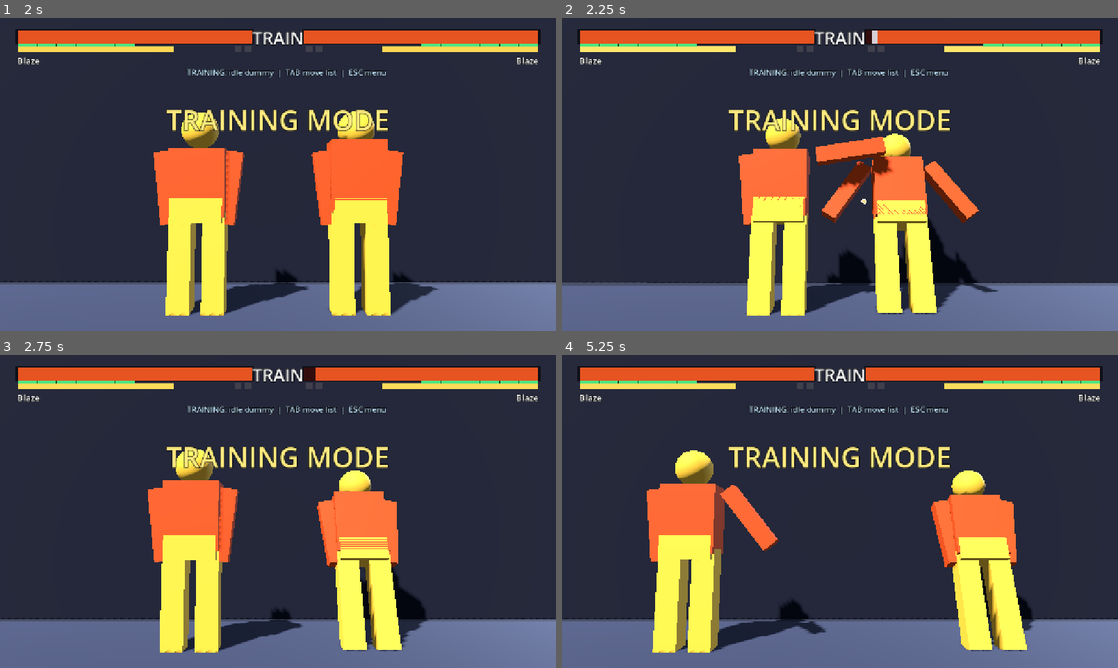
Above: before the commit, frames 1-4 (two rows, left to right).
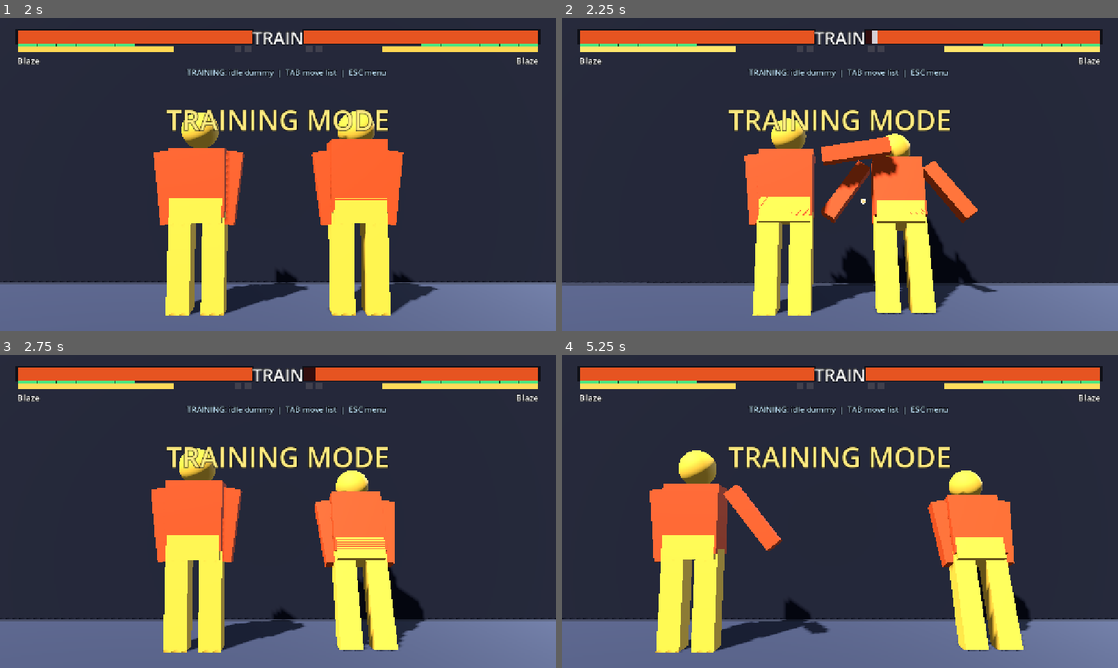
Above: after the commit, the same moments.

Repository: muji-wyh/FootisesGame3
Game: Godot game, scene res://scenes/match/Training.tscn
Same seed, same stepped clock (60 frames per second), same inputs: the game is played once before the commit and once after it. This scene is started directly instead of the project's main scene. Sound files missing from this copy of the repository are replaced by a short silence.
Inputs (mouse positions are in pixels of both pictures, inside the frame that each line leads up to):
- Up to frame 1 (2 s): move the mouse to (400, 158) at 0.52 s; hold D 0.53-1.25 s; tap U (p1_lp) at 0.6 s; click (400, 158) at 0.67 s; drag from (166, 190) to (250, 237) at 1.27 s
- Up to frame 2 (2.25 s): move the mouse to (895, 105) at 2.02 s; hold D from 2.03 s (still down); tap I at 2.1 s
- Up to frame 3 (2.75 s): keep holding D
- Up to frame 4 (5.25 s): release D at 2.75 s; drag from (812, 574) to (673, 464) at 2.77 s; tap Enter at 3.5 s; move the mouse to (1006, 558) at 3.52 s; hold A 3.53-4.25 s; tap J at 3.6 s; drag from (673, 464) to (756, 433) at 4.27 s; move the mouse to (867, 511) at 5.02 s; hold S from 5.03 s (still down); tap L at 5.1 s; click (867, 511) at 5.17 s

Frame 1 is identical in both runs. In frame 2, 3.8% of the frame differs, in the area x 6-79%, y 32-96%; in frame 3, 3.5%; in frame 4, 4.1%, in the area x 0-99%, y 30-96%.

Commit message:
Comprehensively upgrade knockback and pushback logic with unified proportional sizing and corner pushback transfer
- Scaled both attacker block/hit pushbacks proportionally based on the move's actual final knockback force.
- Implemented Corner Pushback Transfer: when the victim is blocked by the stage wall, any untraveled slide distance is dynamically transferred back to the attacker as backward displacement.
- Added combo scaling: automatically scaled down the attacker's self-push on early hits of multi-hit moves and active combos to prevent whiffs during target combos or multi-hit specials/supers.

Co-authored-by: Copilot <223556219+Copilot@users.noreply.github.com>

Diff:
--- a/scripts/fighter/Fighter.gd
+++ b/scripts/fighter/Fighter.gd
@@ -980,13 +980,60 @@
 	if not blocked and opponent != null and is_instance_valid(opponent):
 		stop += opponent._hitstop_bonus()   # match the victim's heavier/counter freeze
 	hitstop = stop
+
+	# Proportional pushback: base pushback scales with move's knockback
+	var base_knockback := m.knockback
+	var k_mult := 1.0
+	if not blocked and opponent != null and is_instance_valid(opponent):
+		# Counter hit multipliers on hit knockback
+		if opponent.last_counter == GameConst.Counter.PUNISH:
+			k_mult = 1.35
+		elif opponent.last_counter == GameConst.Counter.COUNTER:
+			k_mult = 1.15
+
+	var final_knockback := base_knockback * k_mult
 	var self_push := 0.0
+
 	if blocked:
-		self_push = m.pushback_self
-	elif opponent != null and is_instance_valid(opponent):
-		self_push = m.pushback_self * 0.15
-		if absf(opponent.position.x) >= CORNER_PUSHBACK_X:
-			self_push = maxf(self_push, m.pushback_self * 0.65)
+		# Attacker gets 22% of the blocked knockback as standard block recoil
+		self_push = final_knockback * 0.22
+	else:
+		# On normal hit, the attacker gets ZERO base recoil to ensure combos link perfectly in open space.
+		# Corner pushback transfer will handle pushing the attacker away if the victim is in the corner.
+		self_push = 0.0
+
+	# Corner Pushback Transfer: if the victim is blocked by the wall, transfer the untraveled
+	# distance directly to the attacker.
+	if opponent != null and is_instance_valid(opponent):
+		var friction := STUN_FRICTION
+		var str_val := _strength_of(m)
+		match str_val:
+			0: friction = 0.86
+			1: friction = 0.90
+			2: friction = 0.93
+
+		var v_vic_initial := final_knockback
+		if blocked:
+			v_vic_initial *= 0.5
+
+		# Expected victim slide distance in units (60 Hz tick)
+		var s_vic := v_vic_initial * (1.0 / (1.0 - friction)) / 60.0
+		var expected_final_x := opponent.position.x + facing * s_vic
+		var lim := 7.0 - PUSHBOX_HALF # FIGHT_BOUNDS_HALF_WIDTH - PUSHBOX_HALF
+		var blocked_dist := 0.0
+		if expected_final_x > lim:
+			blocked_dist = expected_final_x - lim
+		elif expected_final_x < -lim:
+			blocked_dist = -lim - expected_final_x
+
+		if blocked_dist > 0.0:
+			self_push += blocked_dist
+
+	# Multi-hit scaling: if this is an early hit of a multi-hit move, scale down self-push
+	if opponent != null and is_instance_valid(opponent):
+		if m.hits > 1 and move_hits_done < m.hits:
+			self_push *= 0.1
+
 	position.x -= facing * self_push
 	if not blocked:
 		_add_meter(m.meter_gain)
